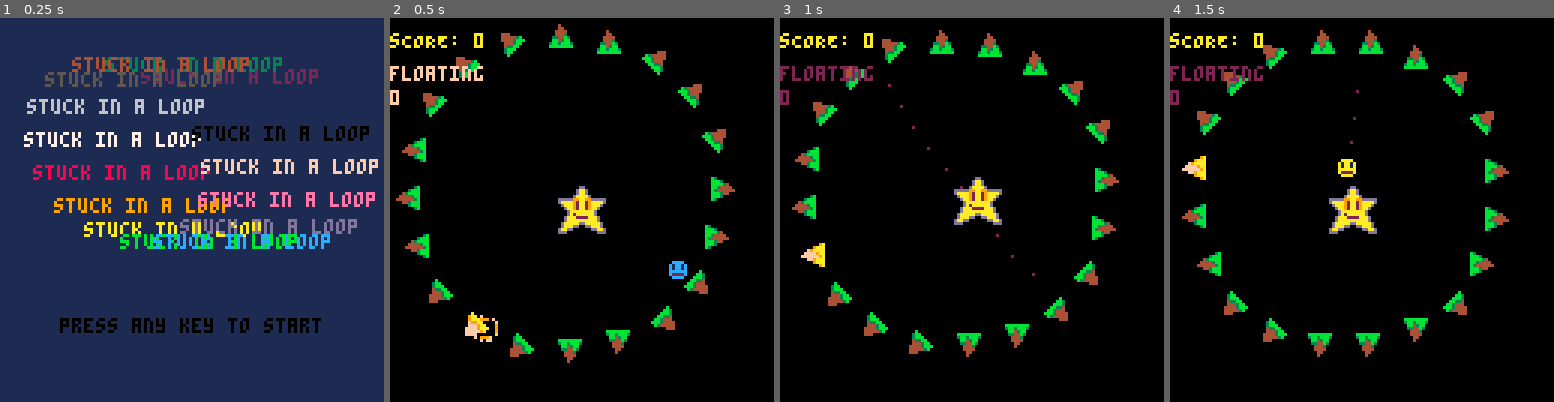
Above: before the commit, frames 1-4 (left to right).
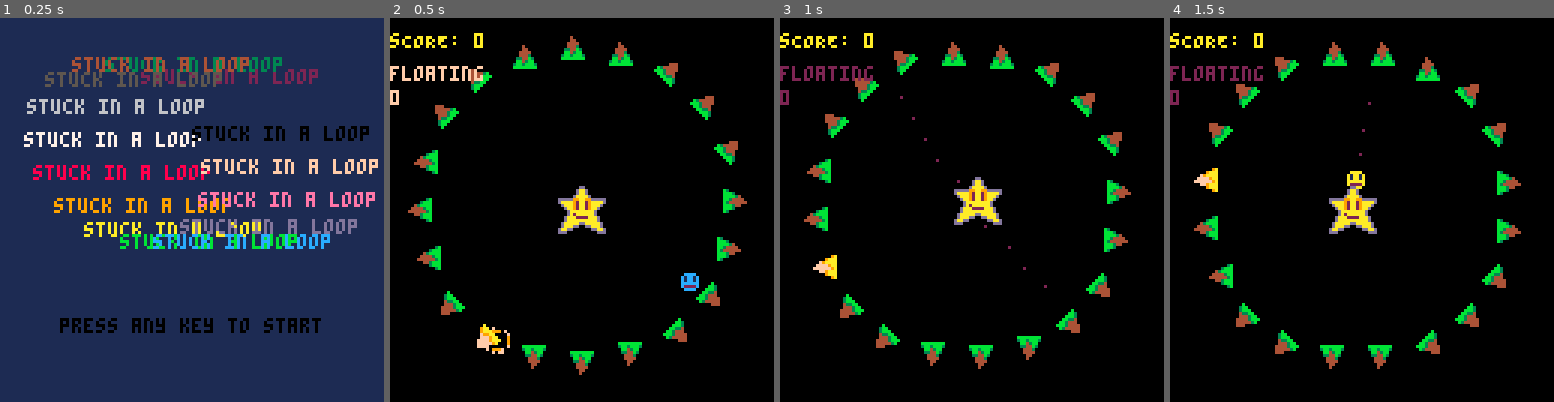
Above: after the commit, the same moments.

Repository: admiralento/pico8wolfertbrothers
Game: PICO-8 cartridge stuckinloop.p8
Two runs of this game, one before a commit and one after it. Both use one fixed random seed, a clock stepped at 60 frames per second and the inputs below.
Inputs:
- Up to frame 1 (0.25 s): no input
- Up to frame 2 (0.5 s): tap O (Z key) at 0.33 s
- Up to frame 3 (1 s): tap O (Z key) at 0.7 s
- Up to frame 4 (1.5 s): tap X (X key) at 1.07 s; tap O (Z key) at 1.43 s

Frame 1 is identical in both runs. In frame 2, 8.9% of the frame differs, in the area x 1-93%, y 1-93%; in frame 3, 8.5%; in frame 4, 9.1%, in the area x 3-92%, y 3-92%.

Commit message:
fixed centering problem

Diff:
--- a/stuckinloop.p8
+++ b/stuckinloop.p8
@@ -126,7 +126,7 @@
 
 function start_game()
  generate_platforms(platform_cnt,1,1)
- place_platforms_circle(63,63,56,0)
+
  player = make_player(0,0,1,1)
  boss = make_boss()
  gamestate = "game"
@@ -430,8 +430,8 @@
 
 function place_platforms_circle(x,y,r,a)
  for n=1,#platforms do
-  platforms[n].targetx = r*cos(((n-1)/#platforms)+a) + x - platforms[n].w*4
-  platforms[n].targety = r*sin(((n-1)/#platforms)+a) + y - platforms[n].h*4
+  platforms[n].targetx = r*cos(((n-1)/#platforms)+a) + x
+  platforms[n].targety = r*sin(((n-1)/#platforms)+a) + y
  end
 end
 
